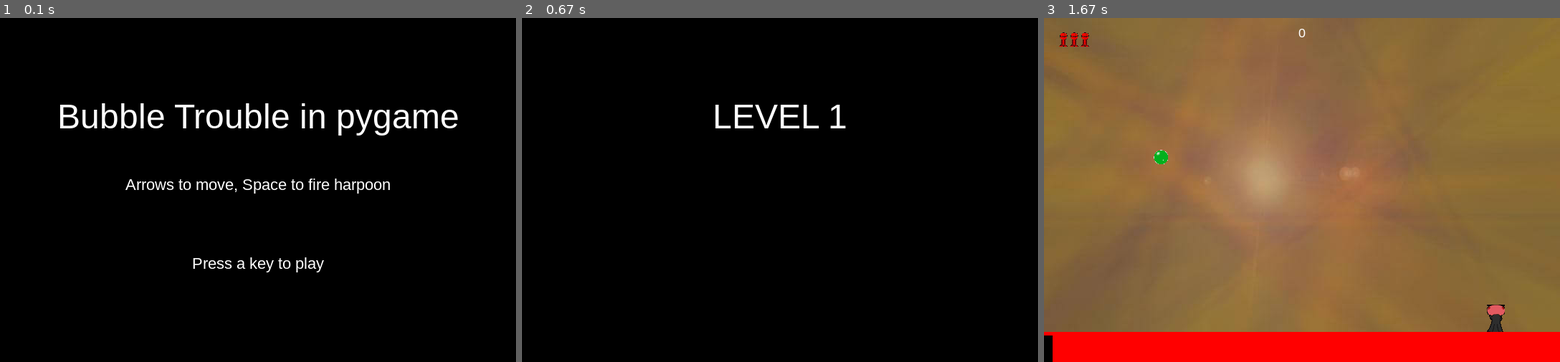
Above: before the commit, frames 1-3 (left to right).
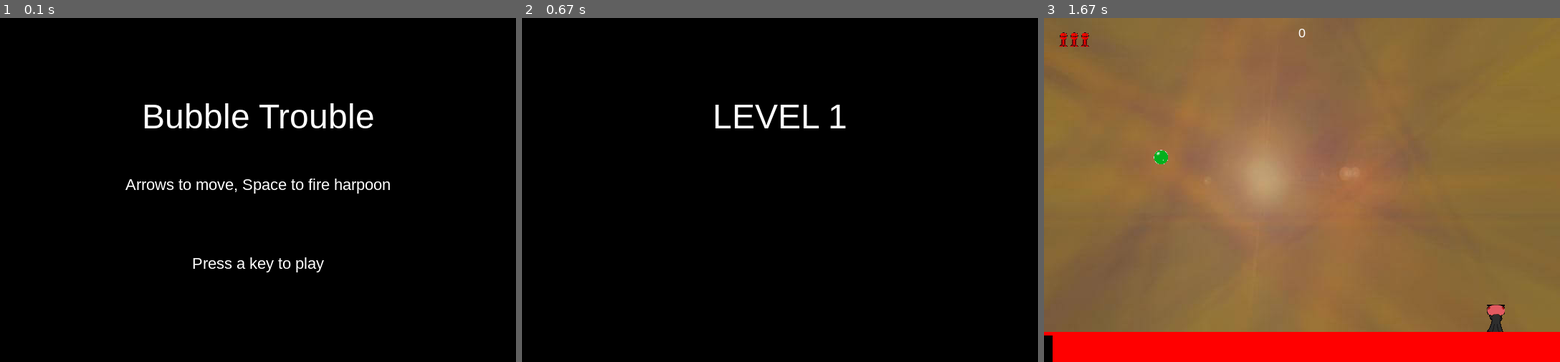
Above: after the commit, the same moments.

Repository: ratchek/bubble-trouble-pygame
Game: pygame game, started from src/game.py
Two runs of this game, one before a commit and one after it. Both use one fixed random seed, a clock stepped at 60 frames per second and the inputs below.
Inputs:
- Up to frame 1 (0.1 s): no input
- Up to frame 2 (0.67 s): tap Enter at 0.33 s
- Up to frame 3 (1.67 s): hold Right 1.17-1.63 s

The runs differ from the first frame. In frame 1, 2.5% of the frame differs, in the area x 11-89%, y 24-35%; in frame 2, nothing differs; in frame 3, nothing differs.

Commit message:
Modify title

Diff:
--- a/src/settings.py
+++ b/src/settings.py
@@ -3,7 +3,7 @@
 WIDTH = 720
 HEIGHT = 480
 FPS = 60
-TITLE = "Bubble Trouble in pygame"
+TITLE = "Bubble Trouble"
 #TITLE = "A GAME"
 #TITLE_SCREEN_INSTRUCTIONS = "Figure it out"
 TITLE_SCREEN_INSTRUCTIONS ="Arrows to move, Space to fire harpoon"
